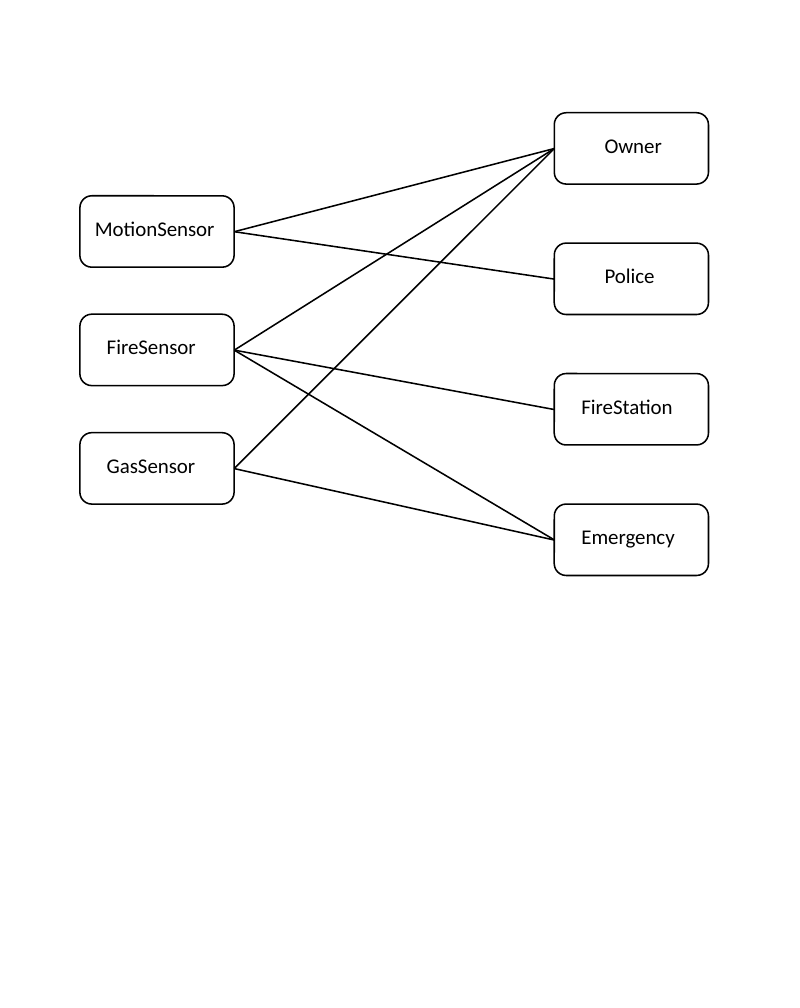
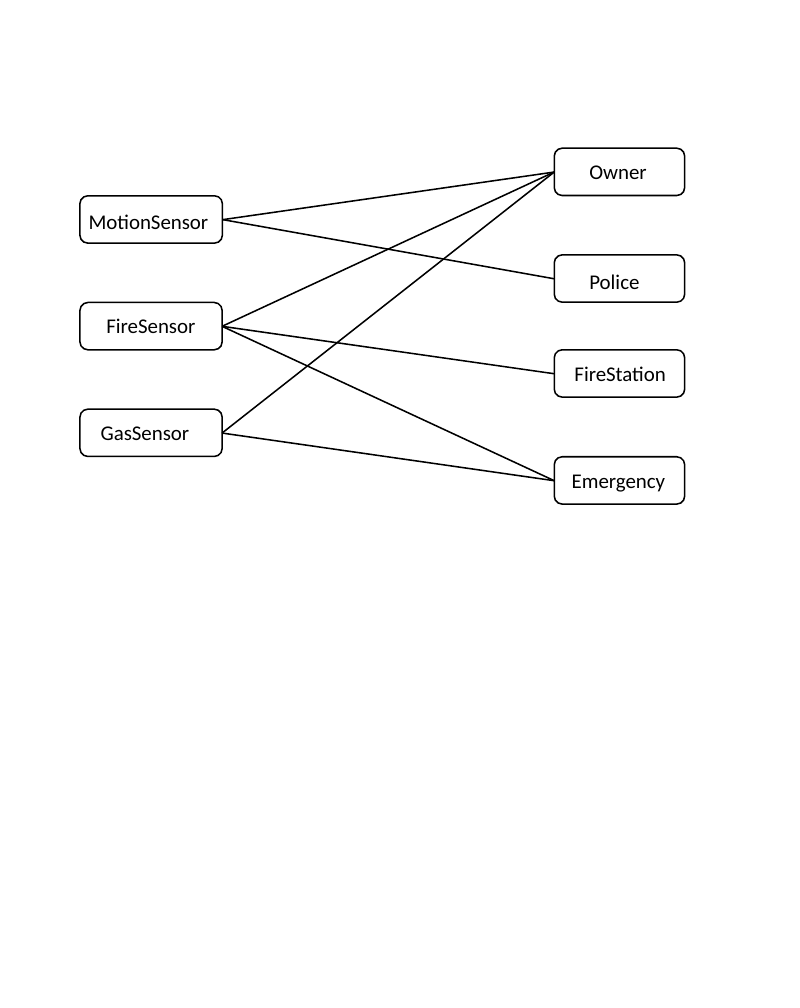
Before and after one commit to uamartins/design-patterns-book, a slide deck: slide 1 of resources/Chapter-24-Observer/ch24-fig08-sensors-m2m-mapping.ppt. Drawn at 800x1008 pixels with LibreOffice and Linux fonts; fonts in the diff are those of the drawing. Boxes give left, top, right and bottom in pixels: in the first picture for what was removed or moved away, otherwise in the second. Text is boxed around its words. In the diff, an @@ line names an element or a change of style, - is before the commit and + after.

```diff
--- a/resources/Chapter-24-Observer/ch24-fig08-sensors-m2m-mapping.ppt
+++ b/resources/Chapter-24-Observer/ch24-fig08-sensors-m2m-mapping.ppt
@@ rounded rectangle: place and size @@
-rounded rectangle at (554, 113, 708, 184)
+rounded rectangle at (554, 148, 685, 194)
@@ line moved from (235, 351) - (554, 149) to (223, 327) - (554, 172) @@
@@ line moved from (235, 469) - (554, 149) to (223, 434) - (554, 172) @@
@@ line moved from (235, 232) - (554, 149) to (223, 220) - (554, 172) @@
@@ text "Owner": place and size @@
-text "Owner" at (605, 139, 662, 153)
+text "Owner" at (589, 165, 646, 179)
@@ rounded rectangle: place and size @@
-rounded rectangle at (80, 196, 234, 267)
+rounded rectangle at (80, 196, 223, 243)
@@ text "MotionSensor": place and size @@
-text "MotionSensor" at (95, 221, 215, 236)
+text "MotionSensor" at (89, 214, 209, 229)
@@ line moved from (235, 232) - (554, 279) to (223, 220) - (554, 279) @@
@@ rounded rectangle: place and size @@
-rounded rectangle at (554, 243, 708, 313)
+rounded rectangle at (554, 255, 685, 301)
@@ text "Police": place and size @@
-text "Police" at (605, 268, 655, 283)
+text "Police" at (589, 274, 639, 289)
@@ rounded rectangle: place and size @@
-rounded rectangle at (80, 315, 234, 386)
+rounded rectangle at (80, 303, 221, 350)
@@ text "FireSensor": place and size @@
-text "FireSensor" at (107, 339, 196, 354)
+text "FireSensor" at (106, 318, 195, 333)
@@ line moved from (235, 350) - (554, 410) to (223, 327) - (554, 374) @@
@@ line moved from (235, 350) - (554, 541) to (223, 327) - (554, 481) @@
@@ rounded rectangle: place and size @@
-rounded rectangle at (554, 374, 708, 444)
+rounded rectangle at (554, 350, 685, 396)
@@ text "FireStation": place and size @@
-text "FireStation" at (581, 399, 672, 414)
+text "FireStation" at (574, 366, 665, 381)
@@ rounded rectangle: place and size @@
-rounded rectangle at (80, 432, 234, 503)
+rounded rectangle at (80, 410, 221, 456)
@@ text "GasSensor": place and size @@
-text "GasSensor" at (107, 459, 195, 473)
+text "GasSensor" at (101, 426, 189, 440)
@@ line moved from (235, 469) - (554, 541) to (223, 434) - (554, 481) @@
@@ rounded rectangle: place and size @@
-rounded rectangle at (554, 505, 708, 576)
+rounded rectangle at (554, 456, 685, 503)
@@ text "Emergency": place and size @@
-text "Emergency" at (581, 530, 674, 548)
+text "Emergency" at (572, 474, 665, 492)
```
Also in this commit, not shown: 3 other files.
